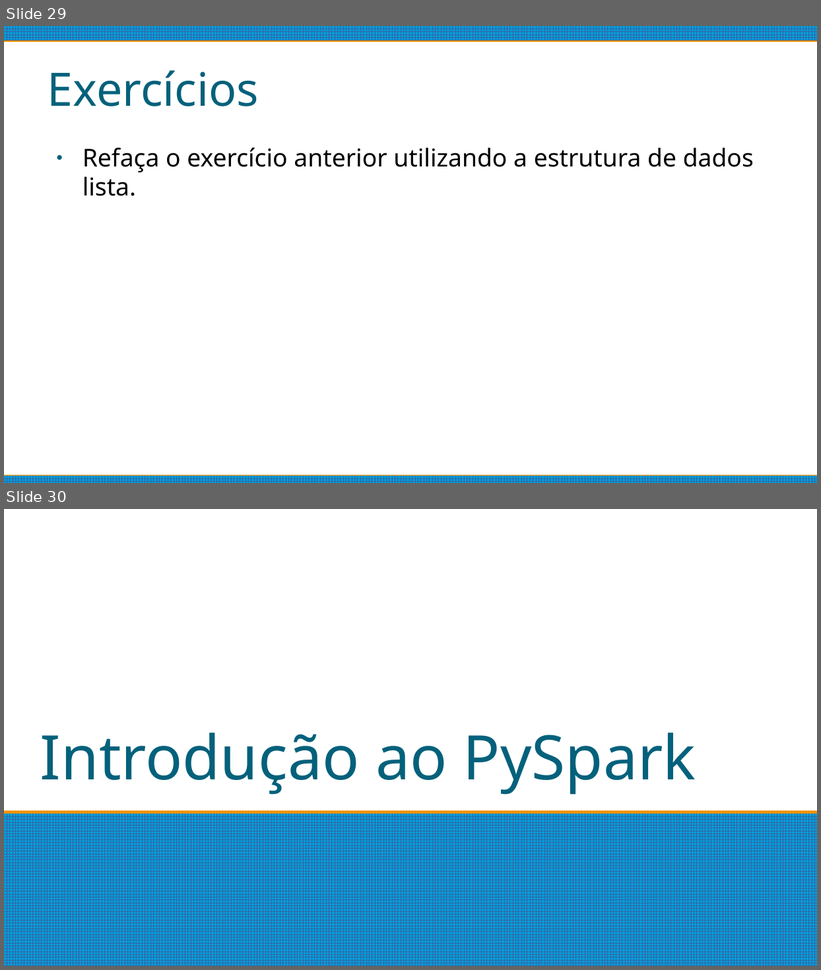
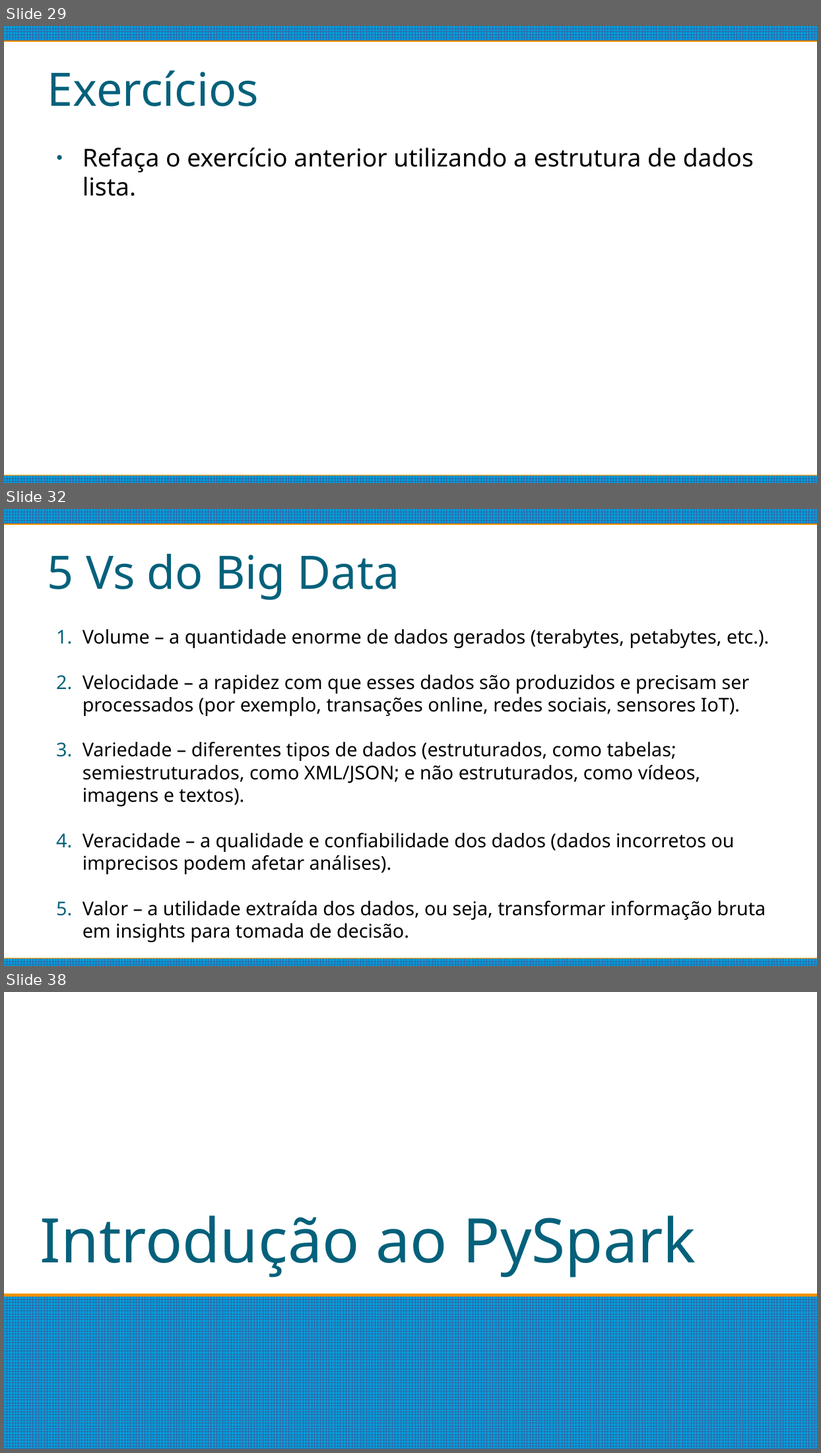
Before and after one commit to matheushpalves/estacioBigData, a slide deck: Introdução.odp. Shown one above the other, each under a label of ours: slides 29 and 30 before the commit, slides 29, 32 and 38 after it; the slides between them are not shown. The pictures are 821x970 and 821x1453 pixels, drawn with LibreOffice and Linux fonts; fonts in the diff are those of the drawing. Boxes give left, top, right and bottom in pixels: in the first picture for what was removed or moved away, otherwise in the second. Text is boxed around its words. In the diff, an @@ line names an element or a change of style, - is before the commit and + after.

```diff
--- a/Introdução.odp
+++ b/Introdução.odp
@@ slide 32 added at box(4, 509, 817, 966), background #FFFFFF; not listed: 2 template elements that a slide beside it also shows @@
@@ title added at box(48, 554, 400, 600), 45 pt, text #04617B @@
+5 Vs do Big Data
@@ text added at box(83, 629, 769, 943), 18.5 pt, text #000000 @@
+1. Volume – a quantidade enorme de dados gerados (terabytes, petabytes, etc.).
+2. Velocidade – a rapidez com que esses dados são produzidos e precisam ser processados (por exemplo, transações online, redes sociais, sensores IoT).
+3. Variedade – diferentes tipos de dados (estruturados, como tabelas; semiestruturados, como XML/JSON; e não estruturados, como vídeos, imagens e textos).
+4. Veracidade – a qualidade e confiabilidade dos dados (dados incorretos ou imprecisos podem afetar análises).
+5. Valor – a utilidade extraída dos dados, ou seja, transformar informação bruta em insights para tomada de decisão.
@@ what was slide 30 is now slide 38 @@
```
Also in this commit, not shown: 7 other slides added.
